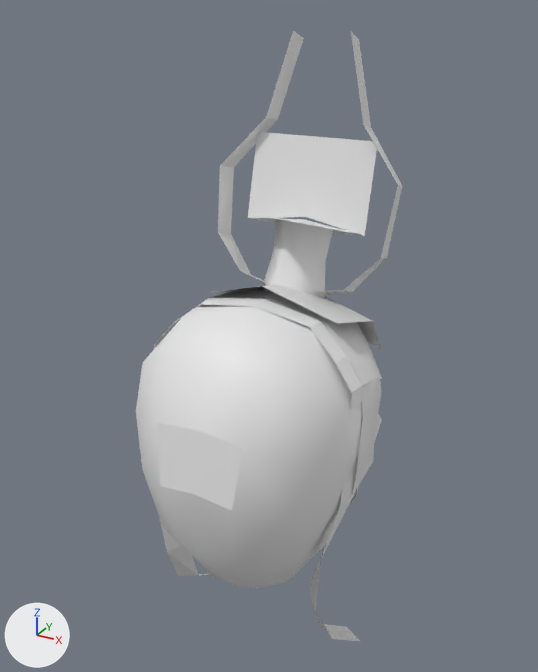
What one commit did to the glTF model assets/Converted Models/HairStyle/Human Female/Mage female hair 44.glb.
The view is the same before and after, from a 50 mm lens placed at (0.21, -0.372, 0.313), pointed at (-0.004, 0.016, 0.119). Lighting does not change. The marker at lower left points along +X, +Y and +Z. The older version comes first.
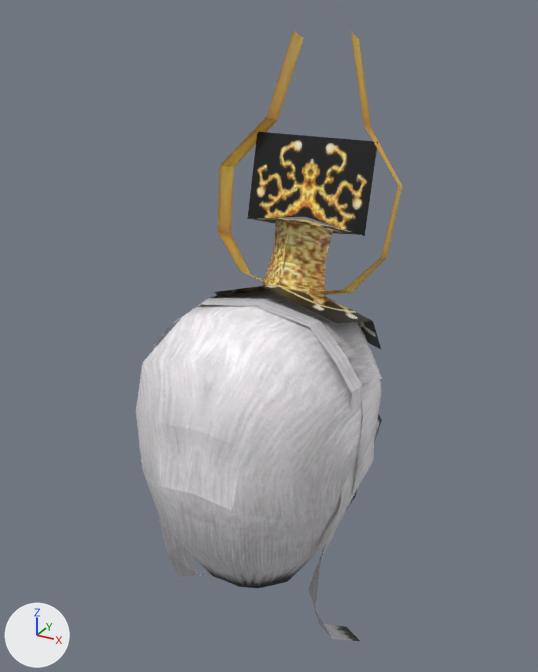
Changed parts and their boxes [x1, y1, x2, y2] in the pictures (538 x 672 px):
'Object16_0', recoloured
    both: [136, 289, 382, 641]
'Object16_1', recoloured (darker)
    both: [215, 31, 402, 349]

Patch to the scene script:
```diff
--- a/assets/Converted Models/HairStyle/Human Female/Mage female hair 44.glb.py
+++ b/assets/Converted Models/HairStyle/Human Female/Mage female hair 44.glb.py
@@ img_tex_6960625011649863546_dds @@
+img_tex_6960625011649863546_dds = load_image('tex_6960625011649863546.dds', '_unpacked/tex_6960625011649863546.dds', 512, 512, 'sRGB')
@@ img_tex_6055092352253804169_dds @@
+img_tex_6055092352253804169_dds = load_image('tex_6055092352253804169.dds', '_unpacked/tex_6055092352253804169.dds', 512, 512, 'sRGB')
@@ mat_object16_1_mat @@
+mat_object16_1_mat = principled_material('Object16_1_mat')
+mat_object16_1_mat.texture = img_tex_6960625011649863546_dds
@@ mat_object16_0_mat @@
+mat_object16_0_mat = principled_material('Object16_0_mat')
+mat_object16_0_mat.texture = img_tex_6055092352253804169_dds
@@ me_object16_0 @@
 me_object16_0.from_pydata(...)  # 167 vertices, 210 faces; spans x -0.077..0.076, y -0.08..0.09, z -0.105..0.151
+me_object16_0.materials.append(mat_object16_0_mat)  # picture img_tex_6055092352253804169_dds
@@ me_object16_1 @@
 me_object16_1.from_pydata(...)  # 56 vertices, 52 faces; spans x -0.063..0.063, y 0.0..0.094, z 0.101..0.301
+me_object16_1.materials.append(mat_object16_1_mat)  # picture img_tex_6960625011649863546_dds
```
